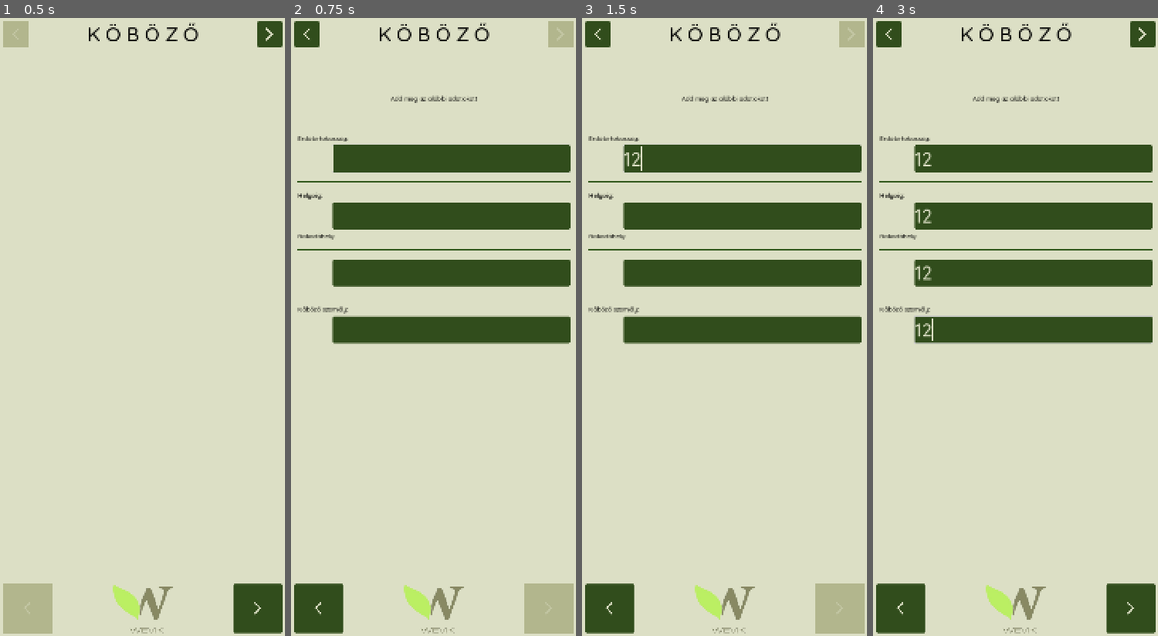
Above: before the commit, frames 1-4 (left to right).
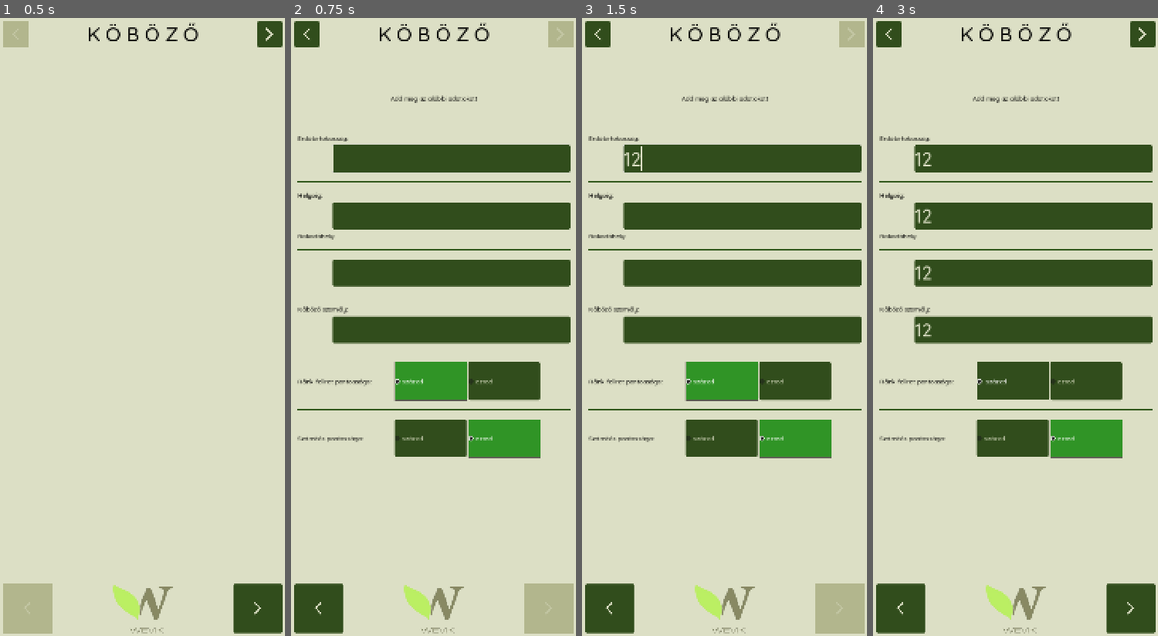
Above: after the commit, the same moments.

Repository: rolika/kob_g
Game: Godot game, scene res://main.tscn
Two runs of this game, one before a commit and one after it. Both use one fixed random seed, a clock stepped at 60 frames per second and the inputs below.
Inputs (mouse positions are in pixels of both pictures, inside the frame that each line leads up to):
- Up to frame 1 (0.5 s): no input
- Up to frame 2 (0.75 s): click (558, 36) at 0.52 s
- Up to frame 3 (1.5 s): click (741, 160) at 1.27 s; type "12" at 1.35 s
- Up to frame 4 (3 s): click (1032, 215) at 1.5 s; type "12" at 1.58 s; click (1032, 271) at 1.73 s; type "12" at 1.82 s; click (1032, 327) at 2.02 s; type "12" at 2.1 s; click (1012, 382) at 2.75 s, where only the run after the commit has a clickable "század"

Frame 1 is identical in both runs. In frame 2, 6.8% of the frame differs, in the area x 2-99%, y 55-72%; in frame 3, 6.8%; in frame 4, 7.2%, in the area x 2-99%, y 48-72%.

Commit message:
ui layout for setting precision

Diff:
--- a/scenes/session.tscn
+++ b/scenes/session.tscn
@@ -7,6 +7,10 @@
 [sub_resource type="StyleBoxLine" id="StyleBoxLine_wfdo7"]
 color = Color(0.192157, 0.345098, 0.109804, 1)
 thickness = 2
+
+[sub_resource type="ButtonGroup" id="ButtonGroup_wfdo7"]
+
+[sub_resource type="ButtonGroup" id="ButtonGroup_w6gu6"]
 
 [node name="SessionScrollContainer" type="ScrollContainer"]
 custom_minimum_size = Vector2(688, 1260)
@@ -98,6 +102,59 @@
 focus_neighbor_top = NodePath("../SiteLineEdit")
 focus_previous = NodePath("../SiteLineEdit")
 
+[node name="HSeparator6" type="HSeparator" parent="VBoxContainer"]
+layout_mode = 2
+theme_override_constants/separation = 32
+theme_override_styles/separator = SubResource("StyleBoxLine_wfdo7")
+
+[node name="HBoxContainer" type="HBoxContainer" parent="VBoxContainer"]
+layout_mode = 2
+
+[node name="Label" type="Label" parent="VBoxContainer/HBoxContainer"]
+custom_minimum_size = Vector2(240, 0)
+layout_mode = 2
+text = "Rönk-felirat pontossága:"
+
+[node name="CheckBox" type="CheckBox" parent="VBoxContainer/HBoxContainer"]
+custom_minimum_size = Vector2(182, 96)
+layout_mode = 2
+button_pressed = true
+button_group = SubResource("ButtonGroup_wfdo7")
+text = "század"
+
+[node name="CheckBox2" type="CheckBox" parent="VBoxContainer/HBoxContainer"]
+custom_minimum_size = Vector2(182, 96)
+layout_mode = 2
+button_group = SubResource("ButtonGroup_wfdo7")
+text = "ezred"
+
+[node name="HSeparator7" type="HSeparator" parent="VBoxContainer"]
+layout_mode = 2
+theme_override_constants/separation = 32
+theme_override_styles/separator = SubResource("StyleBoxLine_wfdo7")
+
+[node name="HBoxContainer2" type="HBoxContainer" parent="VBoxContainer"]
+layout_mode = 2
+
+[node name="Label" type="Label" parent="VBoxContainer/HBoxContainer2"]
+custom_minimum_size = Vector2(240, 0)
+layout_mode = 2
+text = "Számítás pontossága:"
+
+[node name="CheckBox" type="CheckBox" parent="VBoxContainer/HBoxContainer2"]
+custom_minimum_size = Vector2(182, 96)
+layout_mode = 2
+button_group = SubResource("ButtonGroup_w6gu6")
+text = "század"
+
+[node name="CheckBox2" type="CheckBox" parent="VBoxContainer/HBoxContainer2"]
+custom_minimum_size = Vector2(182, 96)
+layout_mode = 2
+button_pressed = true
+button_group = SubResource("ButtonGroup_w6gu6")
+text = "ezred
+"
+
 [connection signal="text_changed" from="VBoxContainer/CompanyLineEdit" to="." method="_on_company_line_edit_text_changed"]
 [connection signal="text_submitted" from="VBoxContainer/CompanyLineEdit" to="." method="_on_company_line_edit_text_submitted"]
 [connection signal="text_changed" from="VBoxContainer/CityLineEdit" to="." method="_on_city_line_edit_text_changed"]
Not shown: 1 places in scenes/session.tscn that only renumber resources
